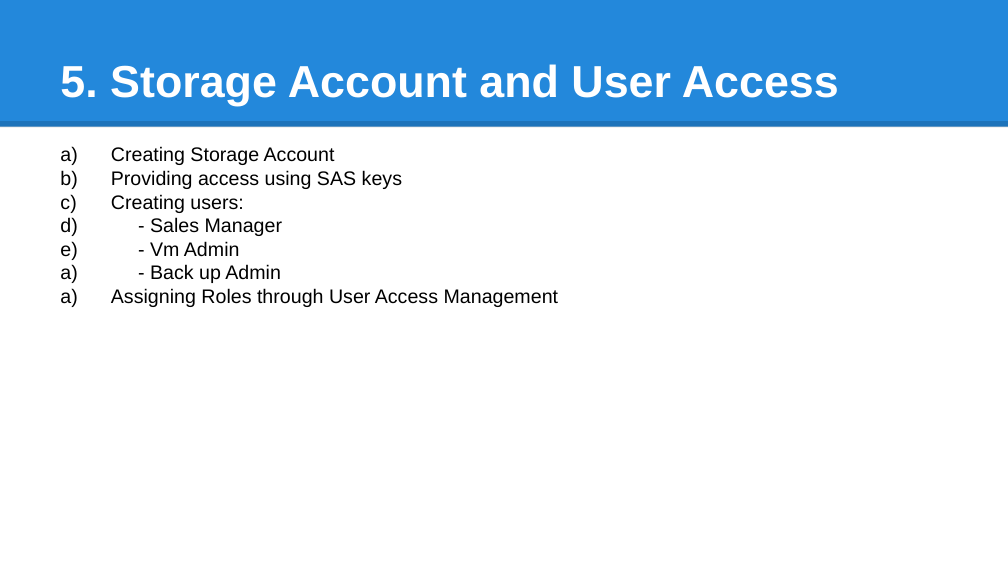
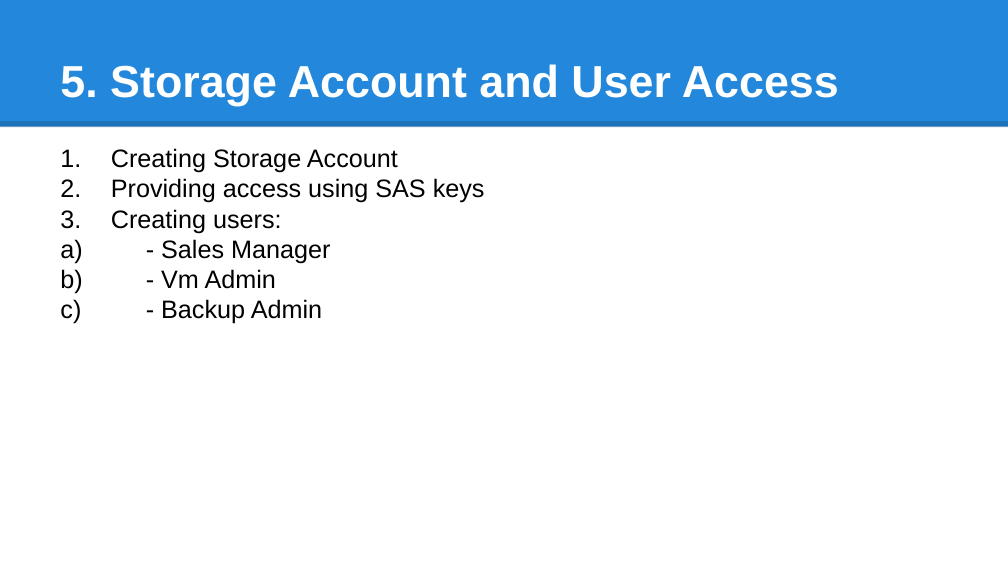
Before and after one commit to singh-tejinder/AzureProject, a slide deck: slide 14 of AzureCase_TM_coe_updated.pptx. Drawn at 1008x567 pixels with LibreOffice and Linux fonts; fonts in the diff are those of the drawing. Boxes give left, top, right and bottom in pixels: in the first picture for what was removed or moved away, otherwise in the second. Text is boxed around its words. In the diff, an @@ line names an element or a change of style, - is before the commit and + after.

```diff
--- a/AzureCase_TM_coe_updated.pptx
+++ b/AzureCase_TM_coe_updated.pptx
@@ text at [111,148,485,289]: size 14 to 18 pt in "Creating Storage Account", "Providing access using SAS keys", "Creating users:", "- Sales Manager" and 1 more places; bullet a) to 1.; list level 5 to 7 in "- Sales Manager"; list level 5 to 7 in "- Vm Admin" @@
@@ text at [161,299,322,324]: text changed; size 14 to 18 pt @@
-            a) - Back up Admin
-              a) Assigning Roles through User Access Management
+            c) - Backup Admin
```
Also in this commit, not shown: 3 other slides changed, 3 slides added, 1 slide removed.
